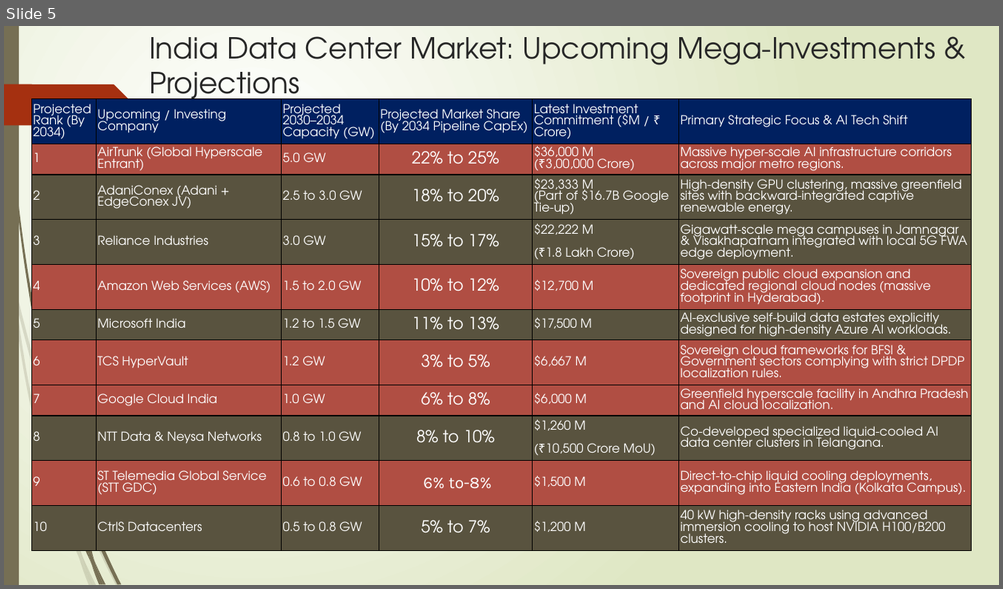
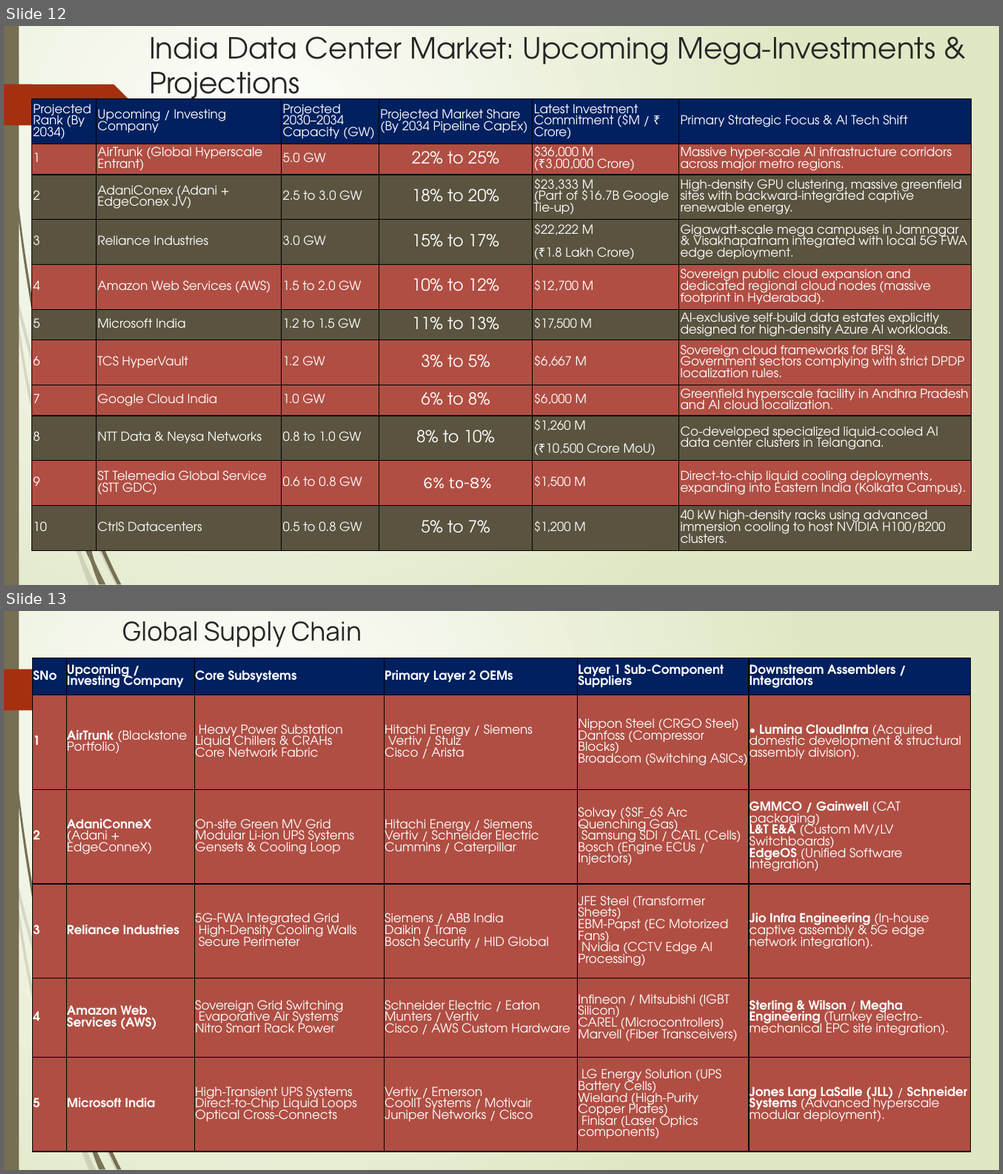
Before and after one commit to Harishankarvel/Hari_prog_cat, a slide deck: AI Infra Market.pptx. Shown one above the other, each under a label of ours: slide 5 before the commit, slides 12 and 13 after it. The pictures are 1003x589 and 1003x1174 pixels, drawn with LibreOffice and Linux fonts; fonts in the diff are those of the drawing. Boxes give left, top, right and bottom in pixels: in the first picture for what was removed or moved away, otherwise in the second. Text is boxed around its words. In the diff, an @@ line names an element or a change of style, - is before the commit and + after.

```diff
--- a/AI Infra Market.pptx
+++ b/AI Infra Market.pptx
@@ slide 13 added at (4, 611, 999, 1170), background gradient #FFFFFF to #DFE8C4; not listed: 24 template elements that a slide beside it also shows @@
@@ title added at (122, 621, 361, 647), 25.2 pt, text #262626 @@
+Global Supply Chain
@@ table added at (32, 658, 970, 1152), 6 rows, 6 columns @@
+SNo | Upcoming / Investing Company | Core Subsystems | Primary Layer 2 OEMs | Layer 1 Sub-Component Suppliers | Downstream Assemblers / Integrators
+1 | AirTrunk (Blackstone Portfolio) | Heavy Power Substation / Liquid Chillers & CRAHs / Core Network Fabric | Hitachi Energy / Siemens / Vertiv / Stulz / Cisco / Arista | Nippon Steel (CRGO Steel) / Danfoss (Compressor Blocks) / Broadcom (Switching ASICs) | • Lumina CloudInfra (Acquired domestic development & structural assembly division).
+2 | AdaniConneX (Adani + EdgeConneX) | On-site Green MV Grid / Modular Li-ion UPS Systems / Gensets & Cooling Loop | Hitachi Energy / Siemens / Vertiv / Schneider Electric / Cummins / Caterpillar | Solvay ($SF_6$ Arc Quenching Gas) / Samsung SDI / CATL (Cells) / Bosch (Engine ECUs / Injectors) | GMMCO / Gainwell (CAT packaging) / L&T E&A (Custom MV/LV Switchboards) / EdgeOS (Unified Software Integration)
+3 | Reliance Industries | 5G-FWA Integrated Grid / High-Density Cooling Walls / Secure Perimeter | Siemens / ABB India / Daikin / Trane / Bosch Security / HID Global | JFE Steel (Transformer Sheets) / EBM-Papst (EC Motorized Fans) / Nvidia (CCTV Edge AI Processing) | Jio Infra Engineering (In-house captive assembly & 5G edge network integration).
+4 | Amazon Web Services (AWS) | Sovereign Grid Switching / Evaporative Air Systems / Nitro Smart Rack Power | Schneider Electric / Eaton / Munters / Vertiv / Cisco / AWS Custom Hardware | Infineon / Mitsubishi (IGBT Silicon) / CAREL (Microcontrollers) / Marvell (Fiber Transceivers) | Sterling & Wilson / Megha Engineering (Turnkey electro-mechanical EPC site integration).
+5 | Microsoft India | High-Transient UPS Systems / Direct-to-Chip Liquid Loops / Optical Cross-Connects | Vertiv / Emerson / CoolIT Systems / Motivair / Juniper Networks / Cisco | LG Energy Solution (UPS Battery Cells) / Wieland (High-Purity Copper Plates) / Finisar (Laser Optics components) | Jones Lang LaSalle (JLL) / Schneider Systems (Advanced hyperscale modular deployment).
@@ what was slide 5 is now slide 12 @@
```
Also in this commit, not shown: 1 slide changed, 1 other slide added, 2 slides removed.
